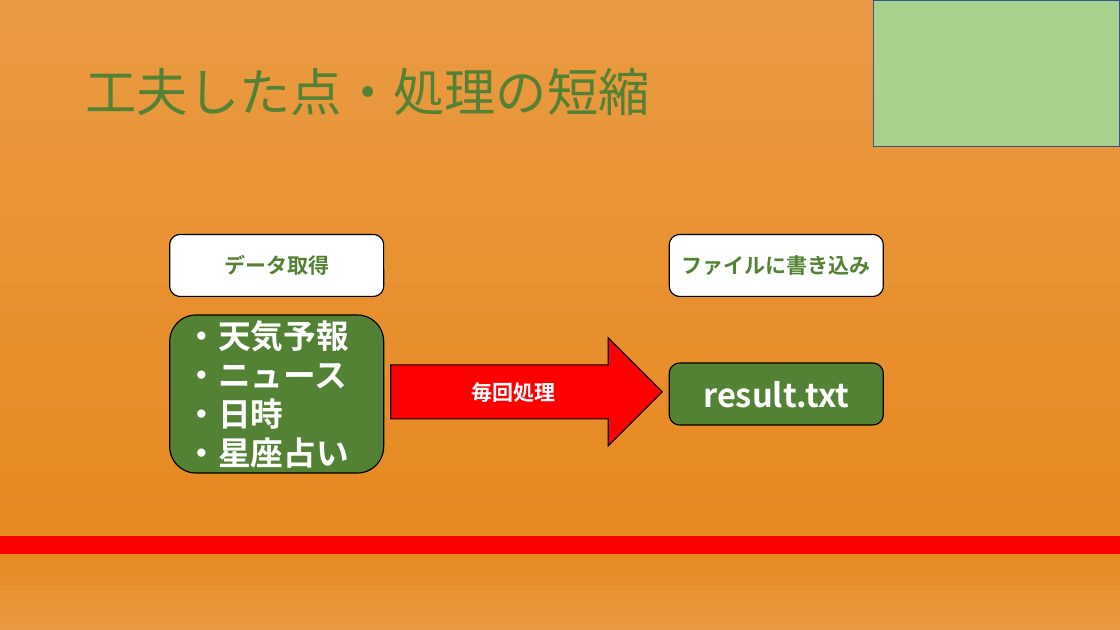
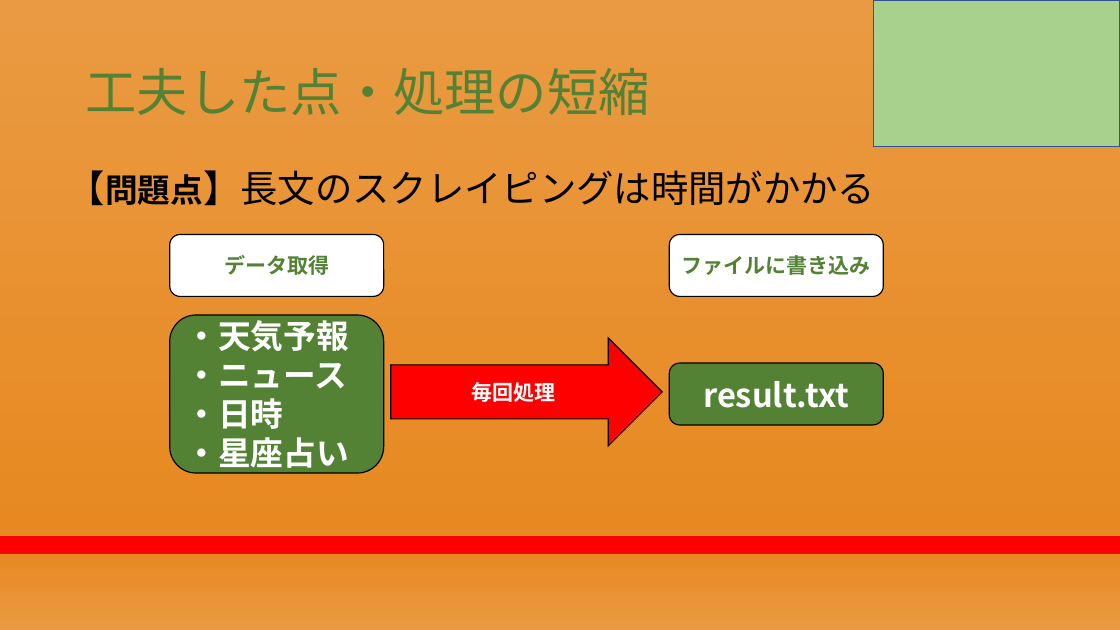
Before and after one commit to RikiishiSuzunosuke/AIspeaker_yosie, a slide deck: slide 16 of presentation/第二回プレゼン_アウトライン.pptx. Drawn at 1120x630 pixels with LibreOffice and Linux fonts; fonts in the diff are those of the drawing. Boxes give left, top, right and bottom in pixels: in the first picture for what was removed or moved away, otherwise in the second. Text is boxed around its words. In the diff, an @@ line names an element or a change of style, - is before the commit and + after.

```diff
--- a/presentation/第二回プレゼン_アウトライン.pptx
+++ b/presentation/第二回プレゼン_アウトライン.pptx
@@ text added at bbox=[68, 170, 875, 206], 32 pt, text #000000 @@
+【問題点】長文のスクレイピングは時間がかかる
```
Also in this commit, not shown: 13 other slides changed, 2 slides added, 1 slide removed.
